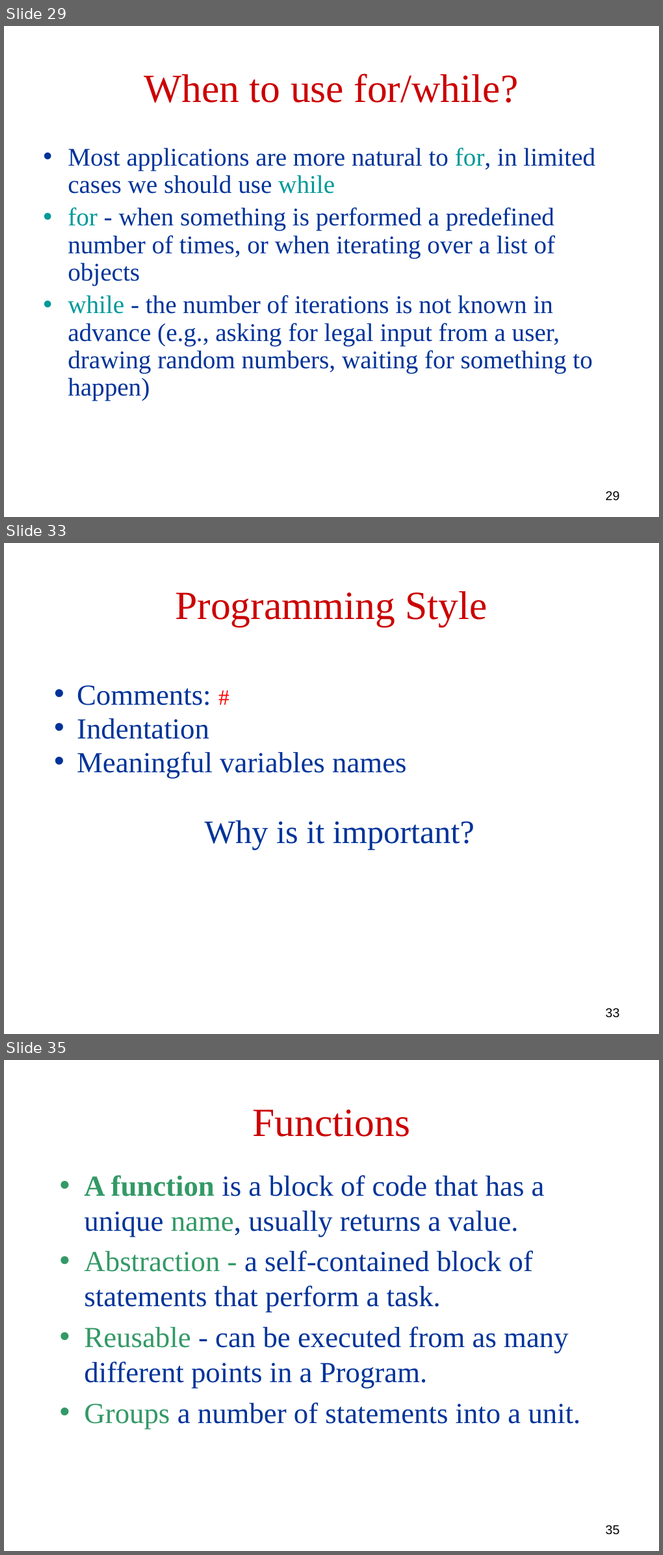
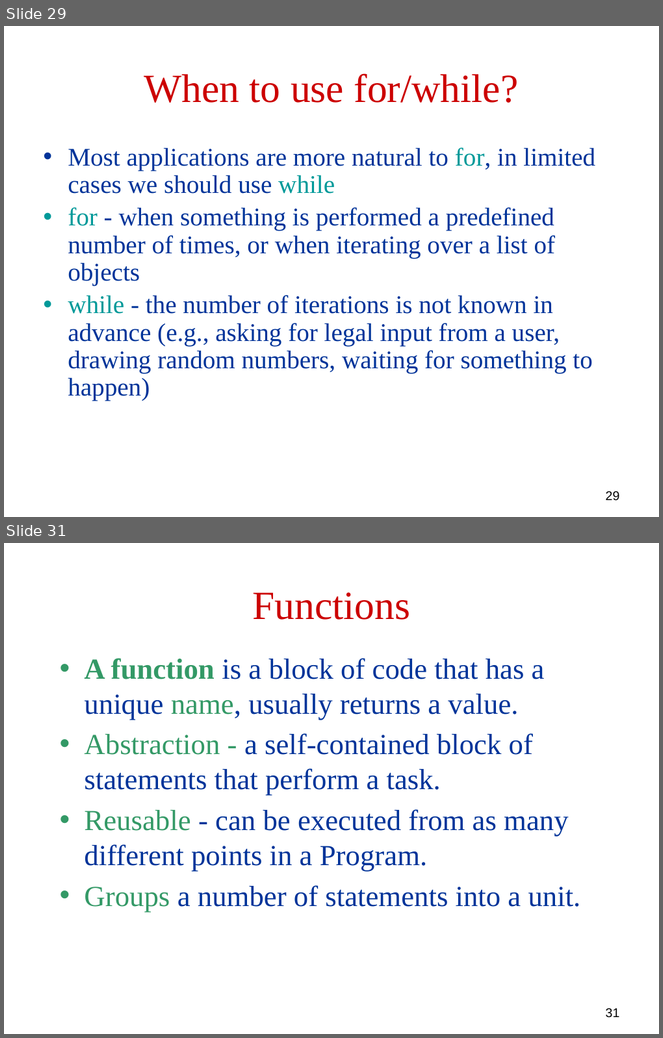
Before and after one commit to robintux/gip, a slide deck: Sessions/2/gip2.pptx. Shown one above the other, each under a label of ours: slides 29, 33 and 35 before the commit, slides 29 and 31 after it; the slides between them are not shown. The pictures are 663x1555 and 663x1038 pixels, drawn with LibreOffice and Linux fonts; fonts in the diff are those of the drawing. Boxes give left, top, right and bottom in pixels: in the first picture for what was removed or moved away, otherwise in the second. Text is boxed around its words. In the diff, an @@ line names an element or a change of style, - is before the commit and + after.

```diff
--- a/Sessions/2/gip2.pptx
+++ b/Sessions/2/gip2.pptx
@@ slide 33 removed at bbox=[4, 543, 659, 1034], background #FFFFFF @@
@@ text removed at bbox=[175, 591, 487, 627] @@
-Programming Style
@@ text removed at bbox=[77, 685, 475, 850] @@
-• Comments: #
-• Indentation
-• Meaningful variables names
-Why is it important?
@@ page number removed at bbox=[606, 1008, 620, 1018] @@
-33
@@ what was slide 35 is now slide 31 @@
@@ page number at bbox=[606, 1008, 620, 1018]: text changed @@
-35
+31
```
Also in this commit, not shown: 12 slides changed, 3 other slides removed.
